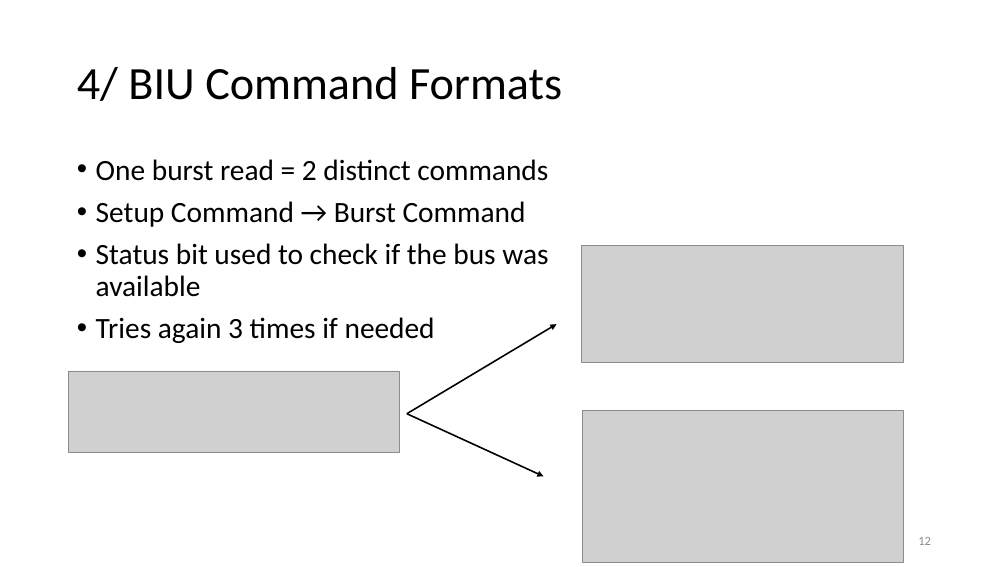
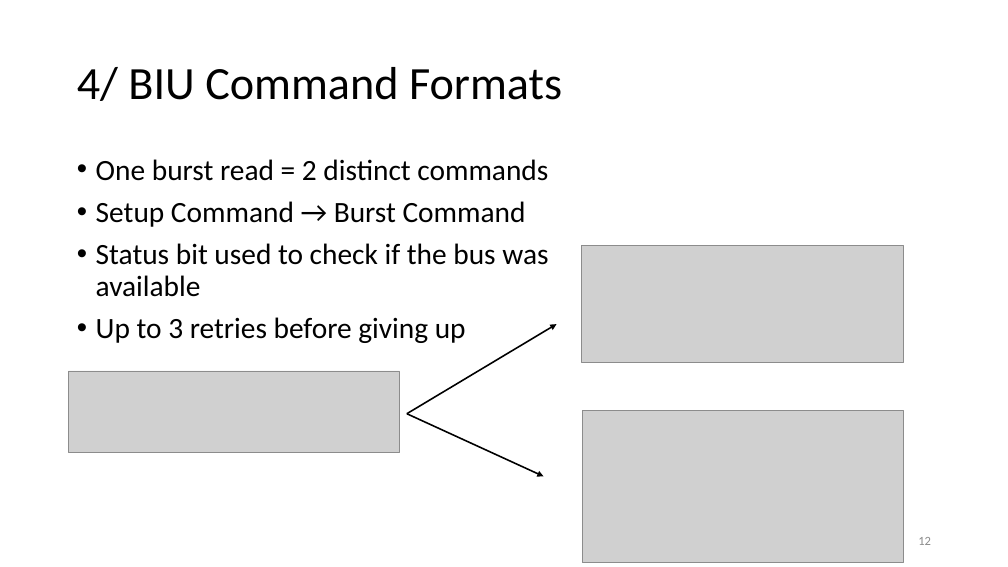
Before and after one commit to Indyuce/realtime-gecko5-debugging, a slide deck: slide 12 of pres/final_presentation.pptx. Drawn at 1008x567 pixels with LibreOffice and Linux fonts; fonts in the diff are those of the drawing; grey boxes stand for pictures. Boxes give left, top, right and bottom in pixels: in the first picture for what was removed or moved away, otherwise in the second. Text is boxed around its words. In the diff, an @@ line names an element or a change of style, - is before the commit and + after.

```diff
--- a/pres/final_presentation.pptx
+++ b/pres/final_presentation.pptx
@@ text at (96, 317, 466, 343): text changed @@
-• Tries again 3 times if needed
+• Up to 3 retries before giving up
```
Also in this commit, not shown: 4 other slides changed, 1 other file.
